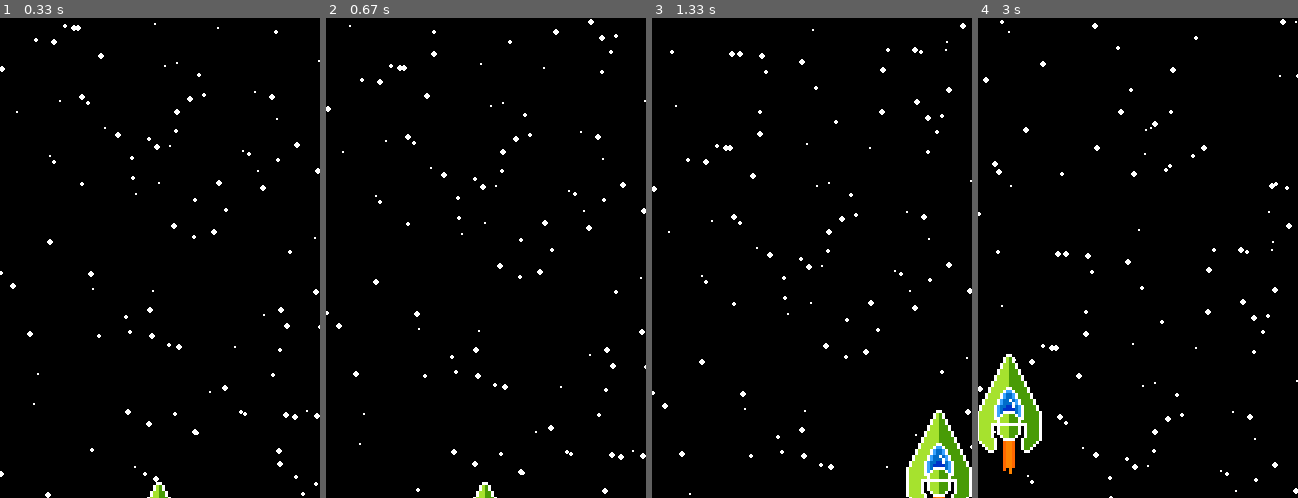
Above: before the commit, frames 1-4 (left to right).
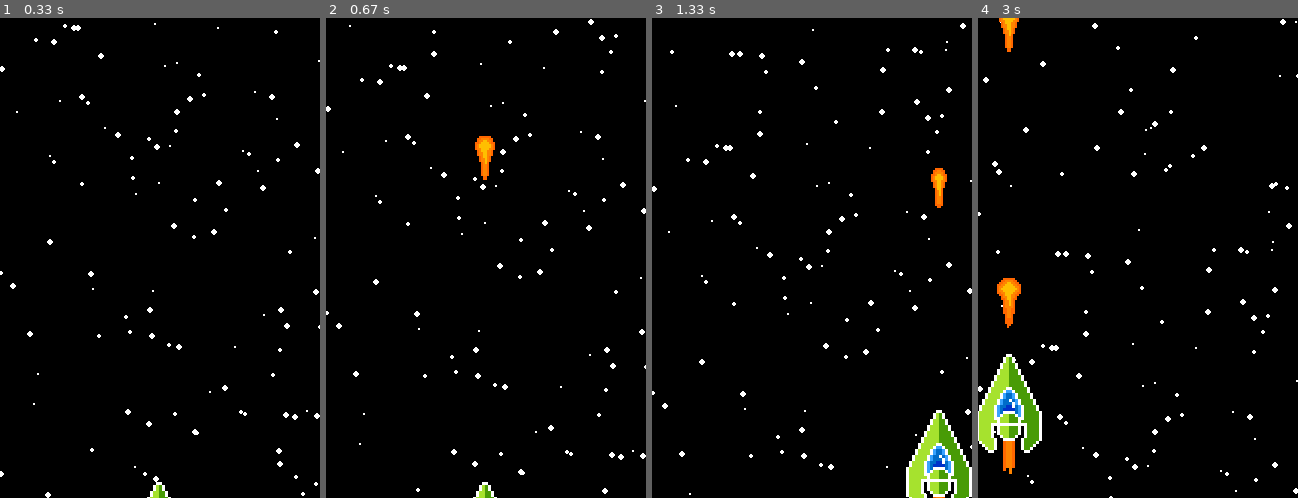
Above: after the commit, the same moments.

Repository: isGoodSoup/astros
Game: pygame game, started from main.py
The game is run twice, just before and just after one commit, with the same random seed, the same clock (stepped at 60 frames per second) and the same inputs.
Inputs:
- Up to frame 1 (0.33 s): no input
- Up to frame 2 (0.67 s): tap Space at 0.33 s
- Up to frame 3 (1.33 s): hold Right 0.67-1.13 s; tap Space at 0.73, 1.03, 1.23 s; hold Up from 1.17 s (still down)
- Up to frame 4 (3 s): release Up at 1.47 s; hold Right 1.5-1.97 s; tap Space at 1.57, 1.87, 2.07, 2.37, 2.63, 2.97 s; hold Left 2-2.53 s; hold Down 2.57-2.87 s; hold Left from 2.9 s (still down)

Frame 1 is identical in both runs. In frame 2, 0.4% of the frame differs, in the area x 46-53%, y 24-34%; in frame 3, 0.3%; in frame 4, 0.7%, in the area x 5-14%, y 0-65%.

Commit message:
add: projectiles

Diff:
--- a/main.py
+++ b/main.py
@@ -2,6 +2,7 @@
 
 import pygame
 
+from proj import Projectile
 from ship import Ship
 from sprites import SpriteSheet
 
@@ -19,6 +20,7 @@
         self.fps = 60
         self.frame = 0
         self.scale = 3
+        self.projectiles = pygame.sprite.Group()
         self.sprite_sheet = SpriteSheet("assets/ship.png")
         framew = self.sprite_sheet.sheet.get_width() // cols
         frameh = self.sprite_sheet.sheet.get_height()
@@ -42,6 +44,8 @@
                        random.randint(0, int(self.screen_size[1])),
                        random.randint(1, 3)] for _ in range(100)]
         self.last_update = pygame.time.get_ticks()
+        self.last_shot_time = 0
+        self.shot_cooldown = 300
 
     def run(self):
         while self.running:
@@ -88,8 +92,15 @@
                 self.ship_y += self.ship.velocity
                 self.ship.moving = False
 
-            if key_pressed[pygame.K_SPACE]:
+            if key_pressed[
+                pygame.K_SPACE] and current_time - self.last_shot_time >= self.shot_cooldown:
+                self.last_shot_time = current_time
                 self.ship.state = "shoot"
+                projectile = Projectile(
+                    self.ship_x + img.get_width() // 2,
+                    self.ship_y
+                )
+                self.projectiles.add(projectile)
             elif self.ship.moving:
                 self.ship.state = "move"
             else:
@@ -99,6 +110,8 @@
                 if event.type == pygame.QUIT:
                     self.running = False
 
+            self.projectiles.update()
+            self.projectiles.draw(self.screen)
             pygame.display.update()
         pygame.quit()
 
--- /dev/null
+++ b/proj.py
@@ -0,0 +1,35 @@
+import pygame
+from sprites import SpriteSheet
+
+class Projectile(pygame.sprite.Sprite):
+    def __init__(self, x, y, sprite_sheet_path="assets/projectile.png",
+                 cols=4, scale=2, speed=15, anim_cooldown=100):
+        super().__init__()
+        self.sprite_sheet = SpriteSheet(sprite_sheet_path)
+        sheet_width = self.sprite_sheet.sheet.get_width()
+        sheet_height = self.sprite_sheet.sheet.get_height()
+        frame_width = sheet_width // cols
+        frame_height = sheet_height
+
+        self.frames = [self.sprite_sheet.get_image(i, frame_width, frame_height, scale=scale, columns=cols)
+                       for i in range(cols)]
+        self.frame_index = 0
+        self.image = self.frames[self.frame_index]
+
+        self.rect = self.image.get_rect(center=(x, y))
+        self.speed = speed
+
+        self.last_update = pygame.time.get_ticks()
+        self.anim_cooldown = anim_cooldown
+
+    def update(self):
+        self.rect.y -= self.speed
+
+        if self.rect.bottom < 0:
+            self.kill()
+
+        current_time = pygame.time.get_ticks()
+        if current_time - self.last_update >= self.anim_cooldown:
+            self.last_update = current_time
+            self.frame_index = (self.frame_index + 1) % len(self.frames)
+            self.image = self.frames[self.frame_index]
Binary file added: assets/projectile.png
